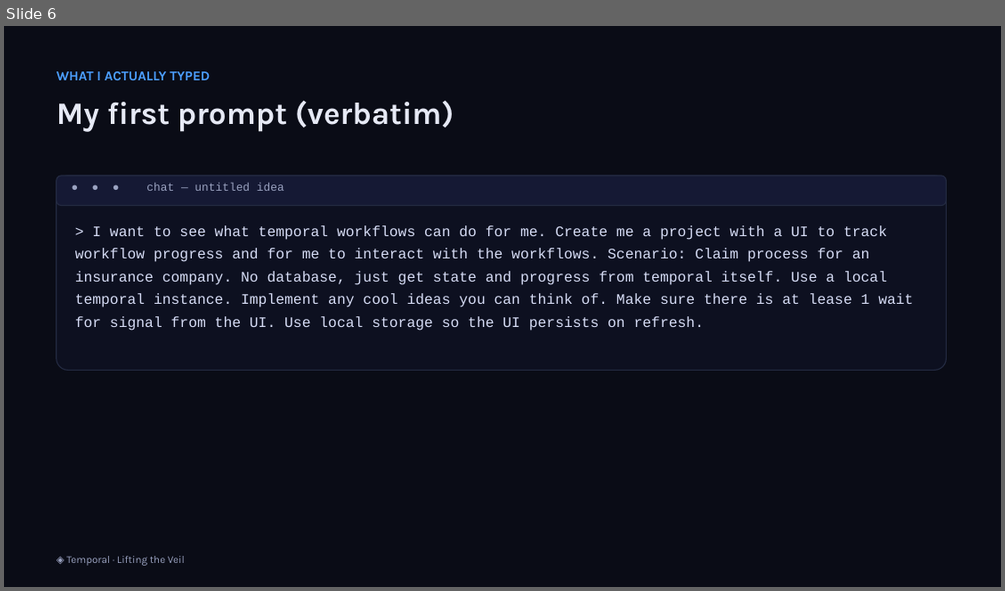
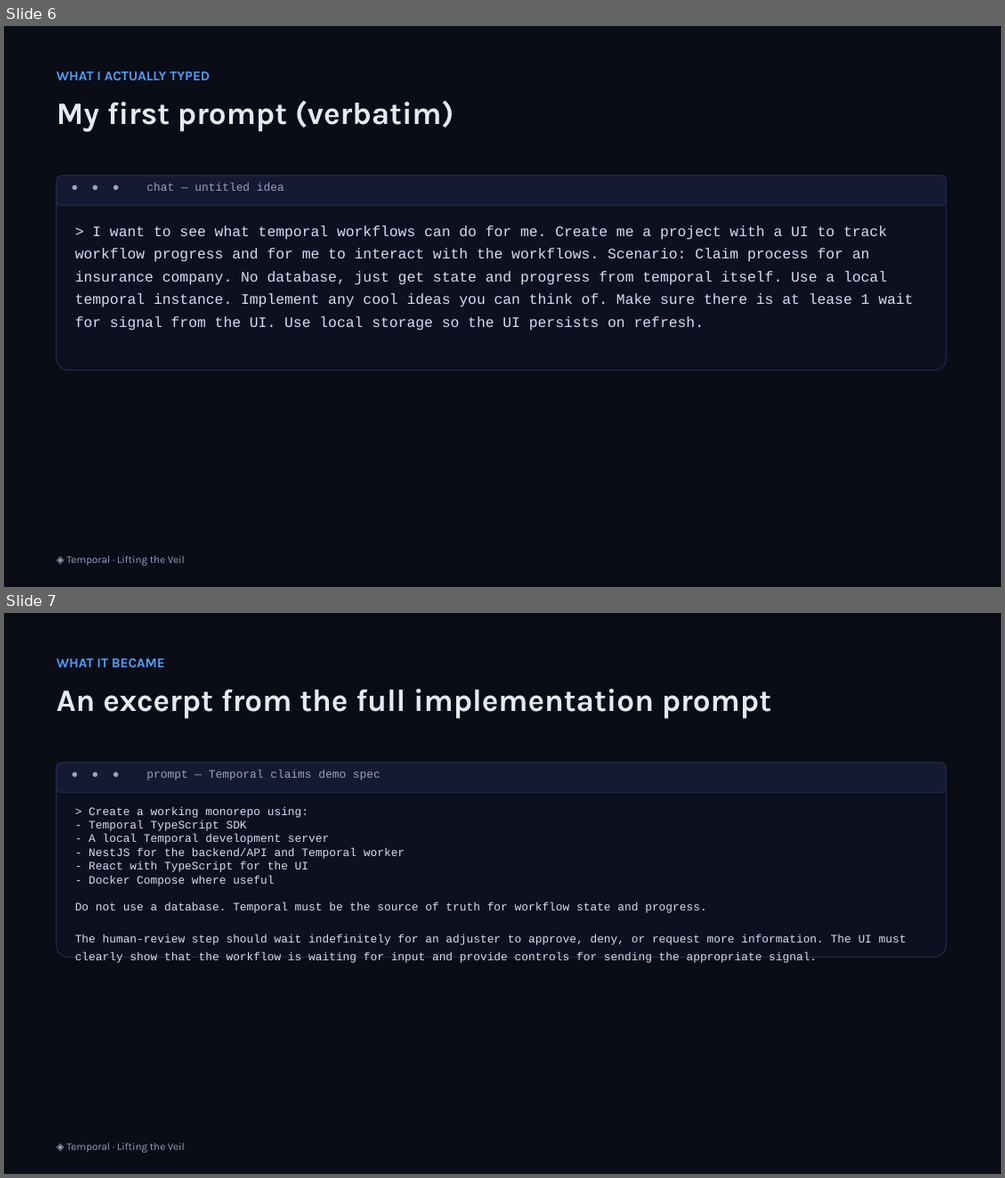
Before and after one commit to simy307/temporal-claims-demo, a slide deck: presentation/Lifting-the-Veil-Temporal-Talk.pptx. Shown one above the other, each under a label of ours: slide 6 before the commit, slides 6 and 7 after it. The pictures are 1005x591 and 1005x1178 pixels, drawn with LibreOffice and Linux fonts; fonts in the diff are those of the drawing. Boxes give left, top, right and bottom in pixels: in the first picture for what was removed or moved away, otherwise in the second. Text is boxed around its words. In the diff, an @@ line names an element or a change of style, - is before the commit and + after.

```diff
--- a/presentation/Lifting-the-Veil-Temporal-Talk.pptx
+++ b/presentation/Lifting-the-Veil-Temporal-Talk.pptx
@@ slide 7 added at bbox=[4, 613, 1001, 1174], background #FFFFFF @@
@@ rectangle added at bbox=[4, 613, 1001, 1174], fill #0A0C16 @@
@@ text added at bbox=[57, 658, 165, 667], 13 pt, text #4C9FFE, bold @@
+WHAT IT BECAME
@@ text added at bbox=[57, 689, 771, 719], 30 pt, text #E6E9F5, bold @@
+An excerpt from the full implementation prompt
@@ rounded rectangle added at bbox=[57, 763, 947, 957], fill #0D1020, outline #232A41 1 pt @@
@@ rounded rectangle added at bbox=[57, 763, 947, 793], fill #151934, outline #232A41 1 pt @@
@@ text added at bbox=[146, 770, 380, 780], 11 pt, text #9AA2C0 @@
+● ● ● prompt — Temporal claims demo spec
@@ text added at bbox=[75, 806, 906, 963], 11 pt, text #D6DCF5 @@
+> Create a working monorepo using:
+- Temporal TypeScript SDK
+- A local Temporal development server
+- NestJS for the backend/API and Temporal worker
+- React with TypeScript for the UI
+- Docker Compose where useful
+Do not use a database. Temporal must be the source of truth for workflow state and progress.
+The human-review step should wait indefinitely for an adjuster to approve, deny, or request more information. The UI must clearly show that the workflow is waiting for input and provide controls for sending the appropriate signal.
@@ text added at bbox=[66, 1143, 185, 1152], 10 pt, text #9AA2C0 @@
+◈ Temporal · Lifting the Veil
```
Also in this commit, not shown: 1 slide changed, 1 other slide added, 1 slide removed, 3 other files.
